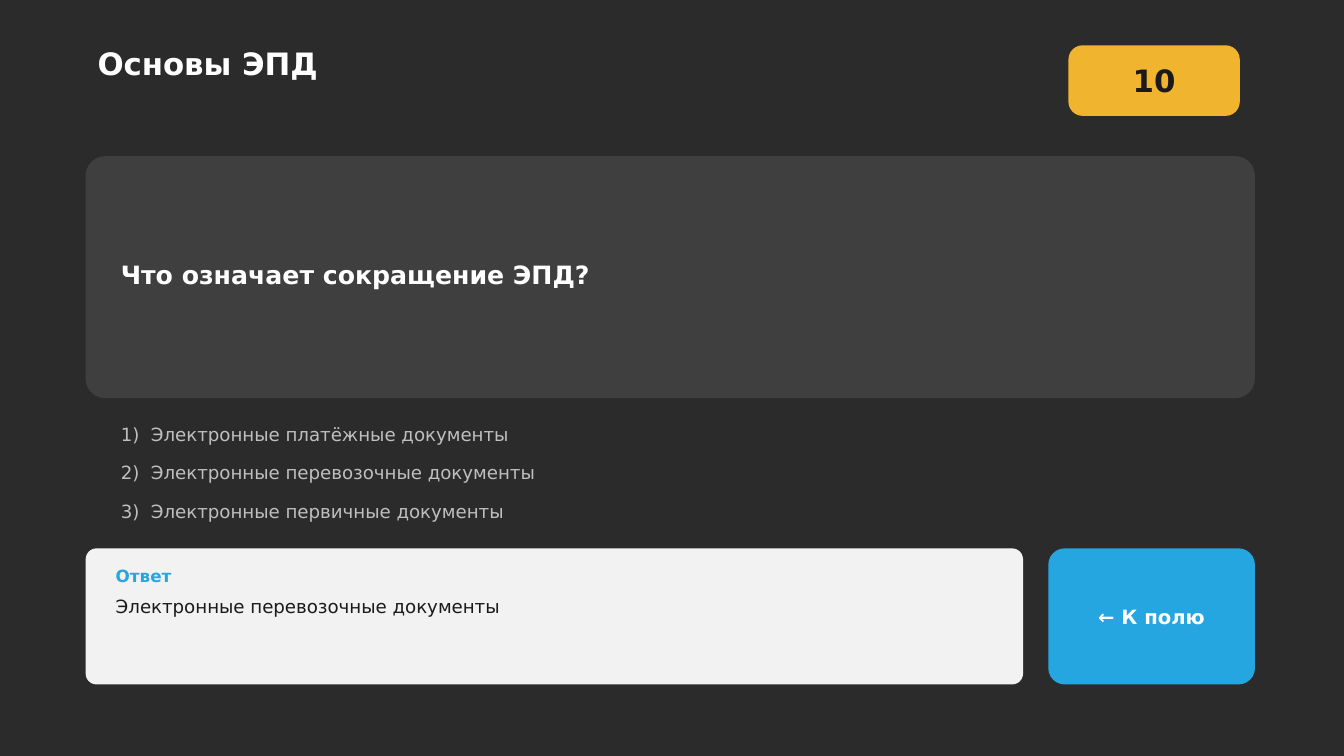
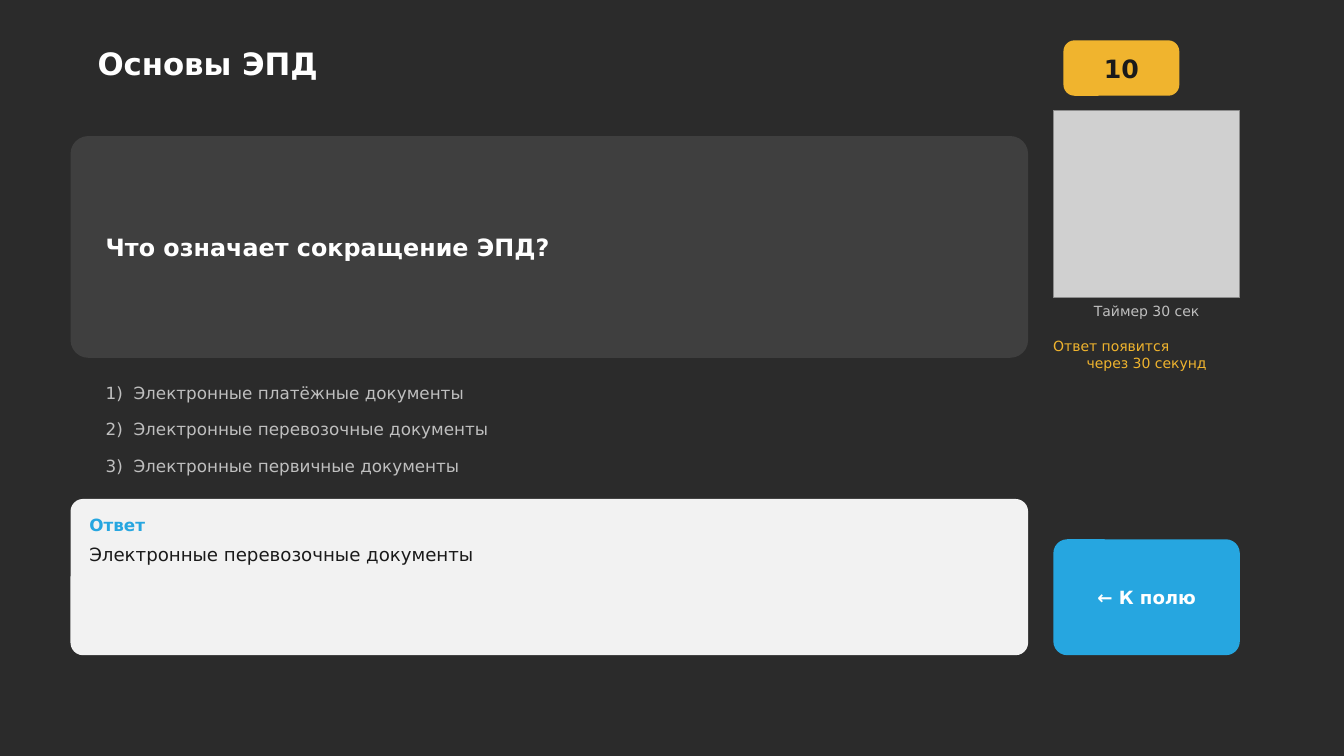
Before and after one commit to daaanilNikonov/for-lisa, a slide deck: slide 3 of квиз 1с-эпд/Квиз_1С-ЭПД_Доки_Логистика_100к1.pptx. Drawn at 1344x756 pixels with LibreOffice and Linux fonts; fonts in the diff are those of the drawing; grey boxes stand for pictures; background and template pictures are left out; a plain dark background stands for a picture behind light text. Boxes give left, top, right and bottom in pixels: in the first picture for what was removed or moved away, otherwise in the second. Text is boxed around its words. In the diff, an @@ line names an element or a change of style, - is before the commit and + after.

```diff
--- a/квиз 1с-эпд/Квиз_1С-ЭПД_Доки_Логистика_100к1.pptx
+++ b/квиз 1с-эпд/Квиз_1С-ЭПД_Доки_Логистика_100к1.pptx
@@ rounded rectangle "10": place and size @@
-rounded rectangle "10" at (1069,45,1240,116)
+rounded rectangle "10" at (1064,40,1180,96)
@@ rounded rectangle "10" at (1064,40,1180,96): size 22 to 18 pt @@
@@ picture added at (1054,111,1240,297) @@
@@ rounded rectangle: place and size @@
-rounded rectangle at (86,156,1255,398)
+rounded rectangle at (71,136,1028,358)
@@ text "Что означает сокращение ЭПД?": place and size @@
-text "Что означает сокращение ЭПД?" at (121,265,590,290)
+text "Что означает сокращение ЭПД?" at (106,238,550,261)
@@ text "Что означает сокращение ЭПД?" at (106,238,550,261): size 18 to 17 pt @@
@@ text added at (1094,305,1200,319), 10 pt, text #BFBFBF @@
+Таймер 30 сек
@@ text added at (1053,340,1207,371), 10 pt, text #F0B42E @@
+Ответ появится
+через 30 секунд
@@ text "1) Электронные платёжные документы": place and size @@
-text "1) Электронные платёжные документы" at (121,427,508,445)
+text "1) Электронные платёжные документы" at (106,386,464,403)
@@ text "2) Электронные перевозочные документы": place and size @@
-text "2) Электронные перевозочные документы" at (121,465,535,483)
+text "2) Электронные перевозочные документы" at (106,422,488,439)
@@ size 13 to 12 pt in 3 elements at (106,386,464,403), (106,422,488,439), (106,459,459,476) @@
@@ text "3) Электронные первичные документы": place and size @@
-text "3) Электронные первичные документы" at (121,504,504,522)
+text "3) Электронные первичные документы" at (106,459,459,476)
@@ rounded rectangle "Ответ": place and size @@
-rounded rectangle "Ответ" at (116,599,500,617)
+rounded rectangle "Ответ" at (71,499,1028,655)
@@ rounded rectangle "Ответ" at (71,499,1028,655): fill none to #F2F2F2 @@
@@ text in rounded rectangle at (89,518,145,532): paragraph added @@
+Ответ
@@ rounded rectangle "← К полю": place and size @@
-rounded rectangle "← К полю" at (1049,548,1255,685)
+rounded rectangle "← К полю" at (1054,539,1240,655)
@@ rounded rectangle "← К полю" at (1054,539,1240,655): size 14 to 13 pt @@
@@ rounded rectangle removed at (86,548,1023,685) @@
@@ text in rounded rectangle at (89,547,473,565): more space between paragraphs @@
@@ text removed at (116,569,172,583) @@
-Ответ
```
Also in this commit, not shown: 26 other slides changed, 4 other files.
